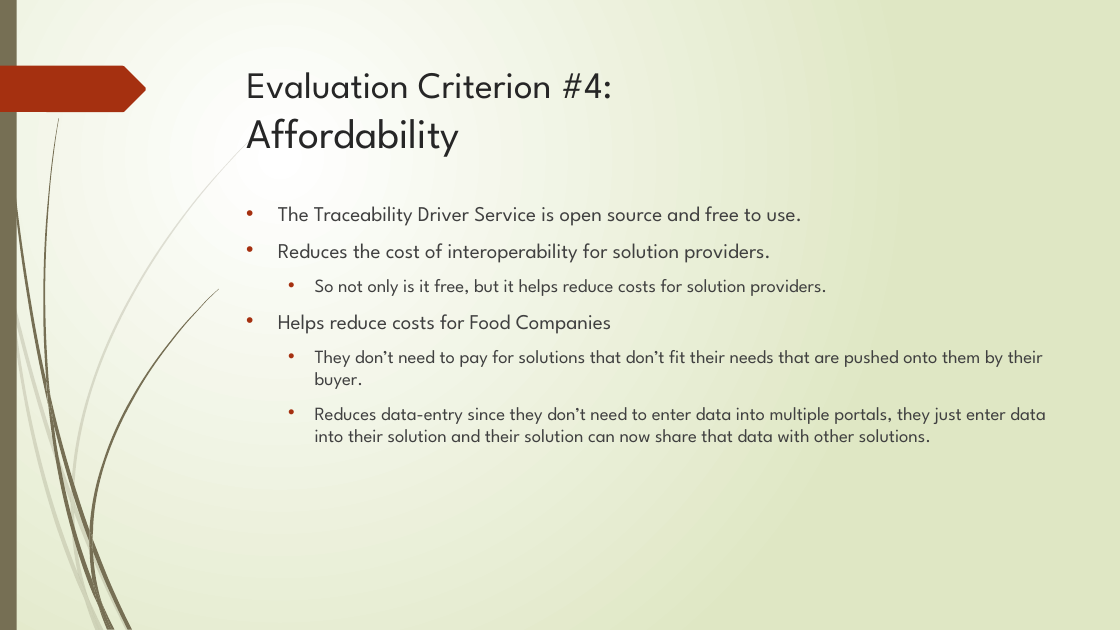
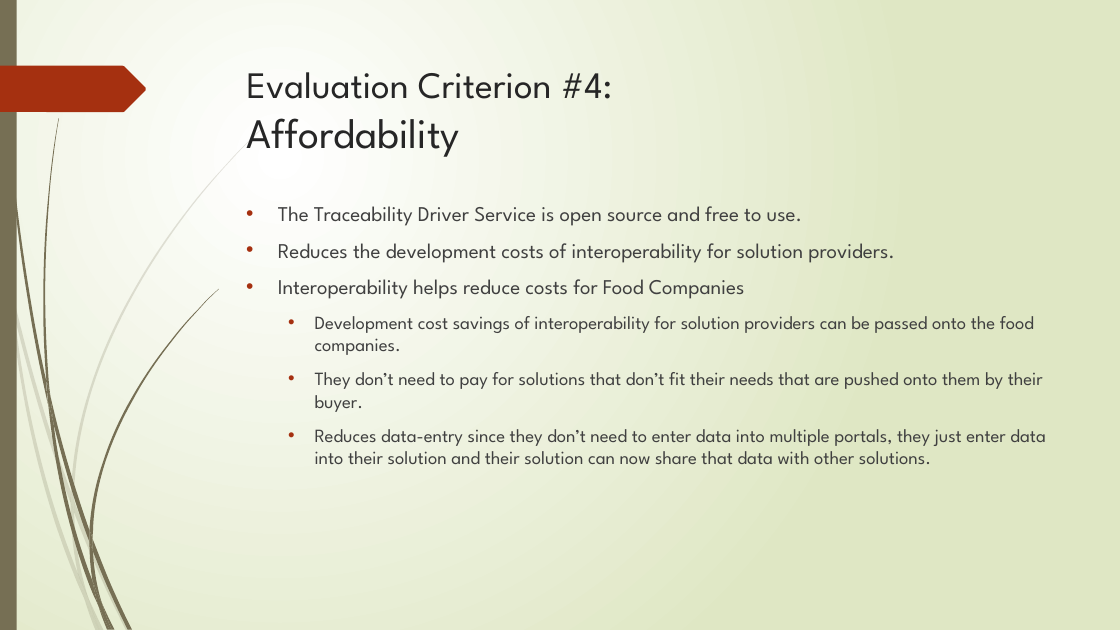
Before and after one commit to TraceabilityInternet/TraceabilityDriver, a slide deck: slide 9 of FDAPresentation.pptx. Drawn at 1120x630 pixels with LibreOffice and Linux fonts; fonts in the diff are those of the drawing. Boxes give left, top, right and bottom in pixels: in the first picture for what was removed or moved away, otherwise in the second. Text is boxed around its words. In the diff, an @@ line names an element or a change of style, - is before the commit and + after.

```diff
--- a/FDAPresentation.pptx
+++ b/FDAPresentation.pptx
@@ text at box(278, 243, 1034, 355): text changed @@
-• Reduces the cost of interoperability for solution providers.
-  • So not only is it free, but it helps reduce costs for solution providers.
-• Helps reduce costs for Food Companies
+• Reduces the development costs of interoperability for solution providers.
+• Interoperability helps reduce costs for Food Companies
+  • Development cost savings of interoperability for solution providers can be passed onto the food companies.
```
Also in this commit, not shown: 8 other slides changed, 39 other files.
